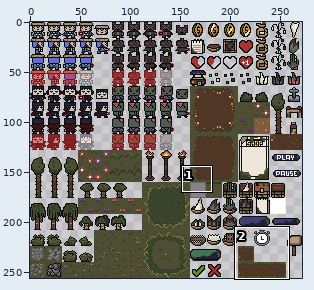
A sprite sheet gets an edit: Assets/Sprites/Texture/tileset-weirdspices.png. The first picture is a wide view before the edit; the outline marks the close-up.
Close-up. Before the commit:
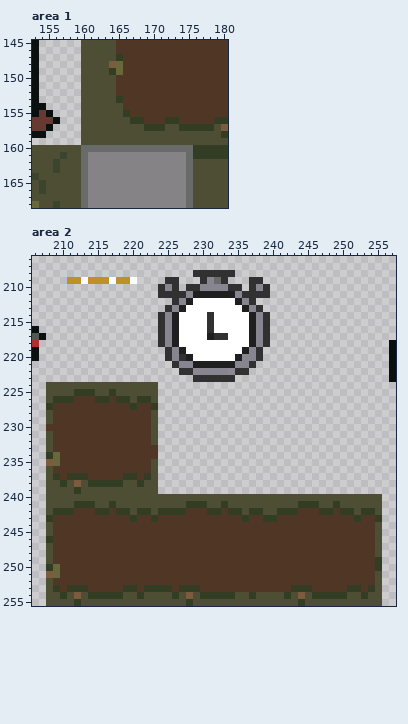
The file is 272x256 pixels. Colours within 5 levels of each other are drawn and written as one. Shown: area 1: x 153..180, y 145..168; area 2: x 206..257, y 206..255.
After the commit:
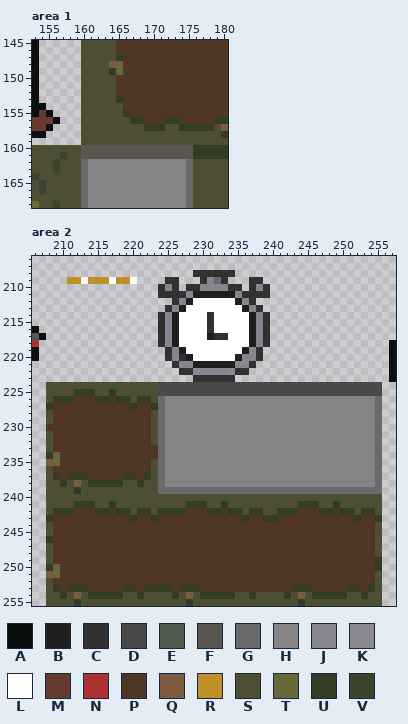
Palette (. is transparent): A #0a1010  B #1f1f20  C #313131  D #494949  E #4f5b4e  F #595652  G #696a6a  H #858386  J #868590  K #8c8992  L #ffffff  M #663931  N #ac3232  P #503625  Q #7d5b3e  R #be9027  S #4e4e35  T #68683b  U #323d23  V #3b452d
Changes in this commit:
--- area 1
@@ x 153..180 @@
 159 .......SSSSSSSSSSSSSSSSSSSSS
-160 SSSSSSSGGGGGGGGGGGGGGGGUUUUU
-161 SSSSVSSGHHHHHHHHHHHHHHGUUUUU
+160 SSSSSSSFFFFFFFFFFFFFFFFUUUUU
+161 SSSSVSSFFFFFFFFFFFFFFFFUUUUU
 162 SSSVSSSGHHHHHHHHHHHHHHGSSSSS
--- area 2
@@ x 222..257 @@
 223 .......CCCCCC......................A
-224 SS..................................
-225 SS..................................
-226 US..................................
-227 PU..................................
-228 PS..................................
-229 PS..................................
-230 PS..................................
-231 PS..................................
-232 PS..................................
-233 PP..................................
-234 PP..................................
-235 PS..................................
-236 PS..................................
-237 US..................................
-238 SS..................................
-239 SS..................................
+224 SSDDDDDDDDDDDDDDDDDDDDDDDDDDDDDDDD..
+225 SSDDDDDDDDDDDDDDDDDDDDDDDDDDDDDDDD..
+226 USGHHHHHHHHHHHHHHHHHHHHHHHHHHHHHHG..
+227 PUGHHHHHHHHHHHHHHHHHHHHHHHHHHHHHHG..
+228 PSGHHHHHHHHHHHHHHHHHHHHHHHHHHHHHHG..
+229 PSGHHHHHHHHHHHHHHHHHHHHHHHHHHHHHHG..
+230 PSGHHHHHHHHHHHHHHHHHHHHHHHHHHHHHHG..
+231 PSGHHHHHHHHHHHHHHHHHHHHHHHHHHHHHHG..
+232 PSGHHHHHHHHHHHHHHHHHHHHHHHHHHHHHHG..
+233 PPGHHHHHHHHHHHHHHHHHHHHHHHHHHHHHHG..
+234 PPGHHHHHHHHHHHHHHHHHHHHHHHHHHHHHHG..
+235 PSGHHHHHHHHHHHHHHHHHHHHHHHHHHHHHHG..
+236 PSGHHHHHHHHHHHHHHHHHHHHHHHHHHHHHHG..
+237 USGHHHHHHHHHHHHHHHHHHHHHHHHHHHHHHG..
+238 SSGHHHHHHHHHHHHHHHHHHHHHHHHHHHHHHG..
+239 SSGGGGGGGGGGGGGGGGGGGGGGGGGGGGGGGG..
 240 SSSSSSSSSSSSSSSSSSSSSSSSSSSSSSSSSS..
Pixel boxes of the changes (left, top, right, bottom) in both close-ups:
changed: (81, 145, 193, 159)
added: (158, 382, 382, 494)
